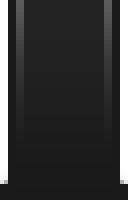
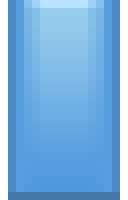
Layered file, before and after one edit (128x200). Changes by layer:
added group "light blue" with 6 layers above "light" over 8, 0, 120, 200
added layer "Calque 7" (1st of 2, in "light blue") in group "light blue" over 88, 0, 112, 192
added layer "Calque 5 copie" (2nd of 3, in "light blue") in group "light blue" over 16, 0, 40, 192
added layer "Calque 8" (1st of 2, in "light blue") in group "light blue" over 8, 0, 120, 192
added layer "Calque 2" (3rd of 4, in "light blue") (79%) in group "light blue" over 8, 192, 120, 200
added layer "Calque 4" (3rd of 4, in "light blue") in group "light blue" over 8, 0, 120, 8
added layer "tab" (3rd of 5, in "light blue") in group "light blue" over 8, 0, 120, 200
hid group "default" (8 layers), moved it into group "dark" over 16, 0, 112, 192
moved "base" into group "dark" over 0, 0, 128, 200
hid "soda base", moved it into group "dark" over 0, 0, 128, 200
